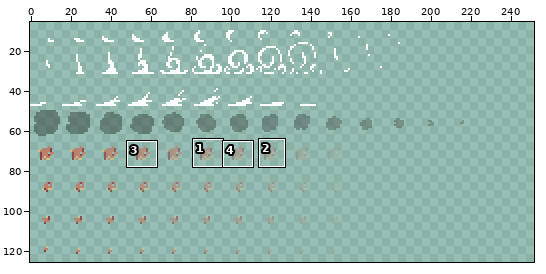
Two versions of one sprite sheet, Tables/res/particle.png. The first picture is a wide view before the edit; the outline marks the close-up.
Close-up. Before:
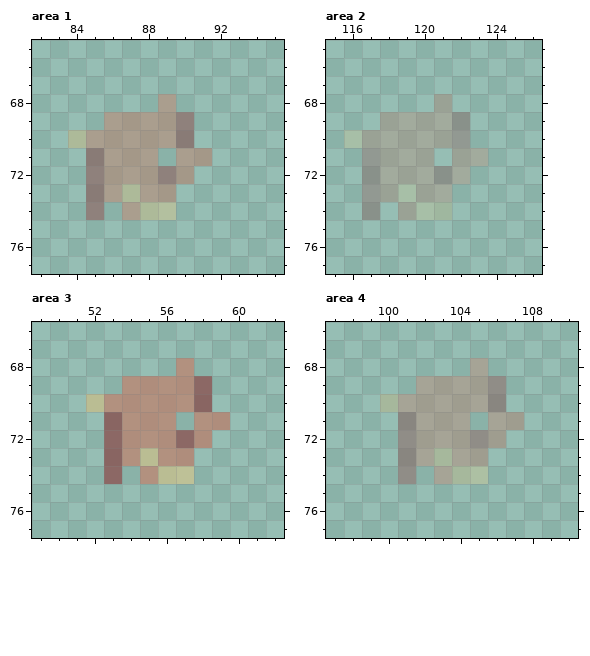
The file is 256x128 pixels. Colours within 5 levels of each other are drawn and written as one. Shown: area 1: x 82..95, y 65..77; area 2: x 115..126, y 65..77; area 3: x 49..62, y 66..77; area 4: x 97..110, y 66..77. The wide view leaves out empty margins. The commit also changed other parts of the picture, which this record leaves out.
The same view after the edit:
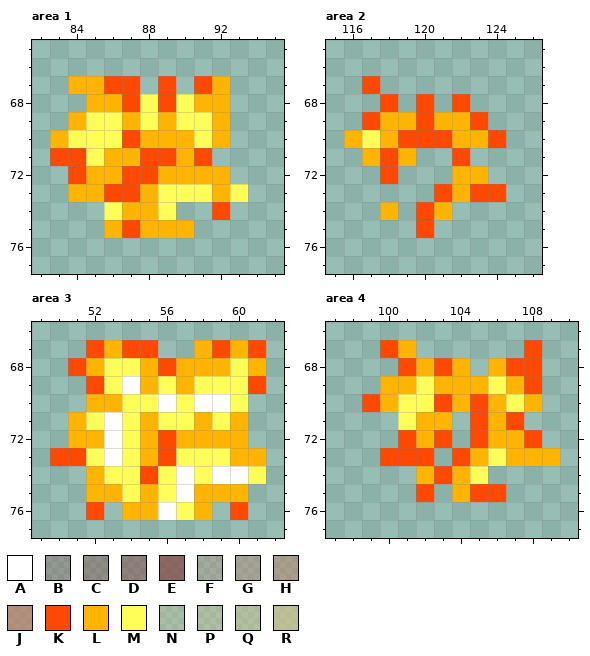
Palette (. is transparent): A #ffffff  B #8844444d  C #88444466  D #88444480  E #884444b3  F #be7e694d  G #be7e6966  H #be7e6980  J #be7e69b3  K #ff4800  L #ffb400  M #fffd58  N #cfc28a4d  P #cfc28a66  Q #cfc28a80  R #cfc28ab3
Edits made:
--- area 1
@@ x 82..95 @@
 66 ..............
-67 ..............
-68 .......H......
-69 ....HHHHD.....
-70 ..QHHHHHD.....
-71 ...DHHH.HH....
-72 ...DHHHDH.....
-73 ...DHQHH......
-74 ...D.HQQ......
-75 ..............
+67 ..LLKK.K.KL...
+68 ...LLKMKMLL...
+69 ..LMMLMLMML...
+70 .LMMMKLLLML...
+71 .KKMLLKKLK....
+72 ..KLLKKLLLL...
+73 ..LLKKLMMMLM..
+74 ....MLLM..K...
+75 ....LKLLL.....
 76 ..............
--- area 2
@@ x 115..126 @@
 66 ............
-67 ............
-68 ......F.....
-69 ...FFFFB....
-70 .NFFFFFB....
-71 ..BFFF.FF...
-72 ..BFFFBF....
-73 ..BFNFF.....
-74 ..B.FNN.....
-75 ............
+67 ..K.........
+68 ...K.K.K....
+69 ..KLLKLLK...
+70 .LMLKKKLLK..
+71 ..LKL..K....
+72 ...K...LL...
+73 ......KLKK..
+74 ...L.KL.....
+75 .....K......
 76 ............
--- area 3
@@ x 49..62 @@
 66 ..............
-67 ..............
-68 ........J.....
-69 .....JJJJE....
-70 ...RJJJJJE....
-71 ....EJJJ.JJ...
-72 ....EJJJEJ....
-73 ....EJRJJ.....
-74 ....E.JRR.....
-75 ..............
-76 ..............
+67 ...KLKK..LKLK.
+68 ..KLMMLKLLLML.
+69 ...KMALMLMMMK.
+70 ...LLMMAMAAM..
+71 ..LMAMLMMLML..
+72 ..LLAMLKLLLL..
+73 .KKMAMLKMMMLL.
+74 ...LMMKMAMAAM.
+75 ...LLMLMALLL..
+76 ...K.LLAML.K..
 77 ..............
--- area 4
@@ x 97..110 @@
 66 ..............
-67 ..............
-68 ........G.....
-69 .....GGGGC....
-70 ...PGGGGGC....
-71 ....CGGG.GG...
-72 ....CGGGCG....
-73 ....CGPGG.....
-74 ....C.GPP.....
-75 ..............
+67 ...KL......K..
+68 ....KLKL.LKK..
+69 ...LLMLLLMLK..
+70 ..KLMMKLKLML..
+71 ....MLL.KLK...
+72 ....KLK.KLLK..
+73 ...KKK.KLMLLL.
+74 .....LKLM.....
+75 .....K.LKK....
 76 ..............
